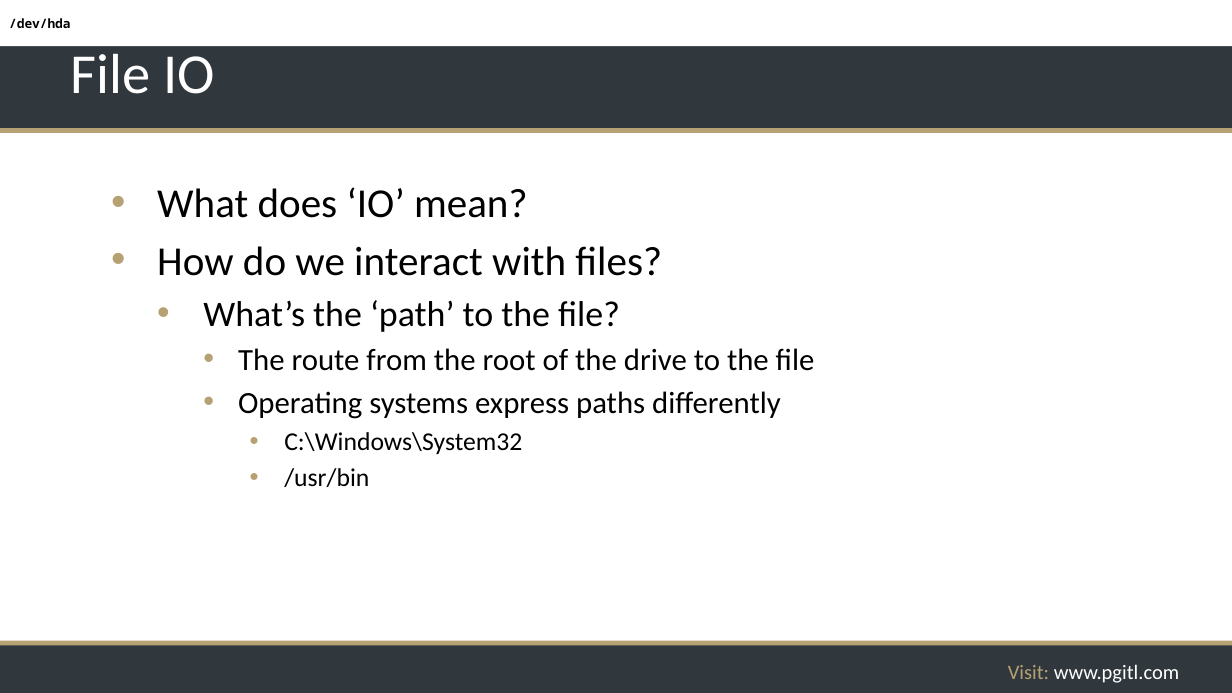
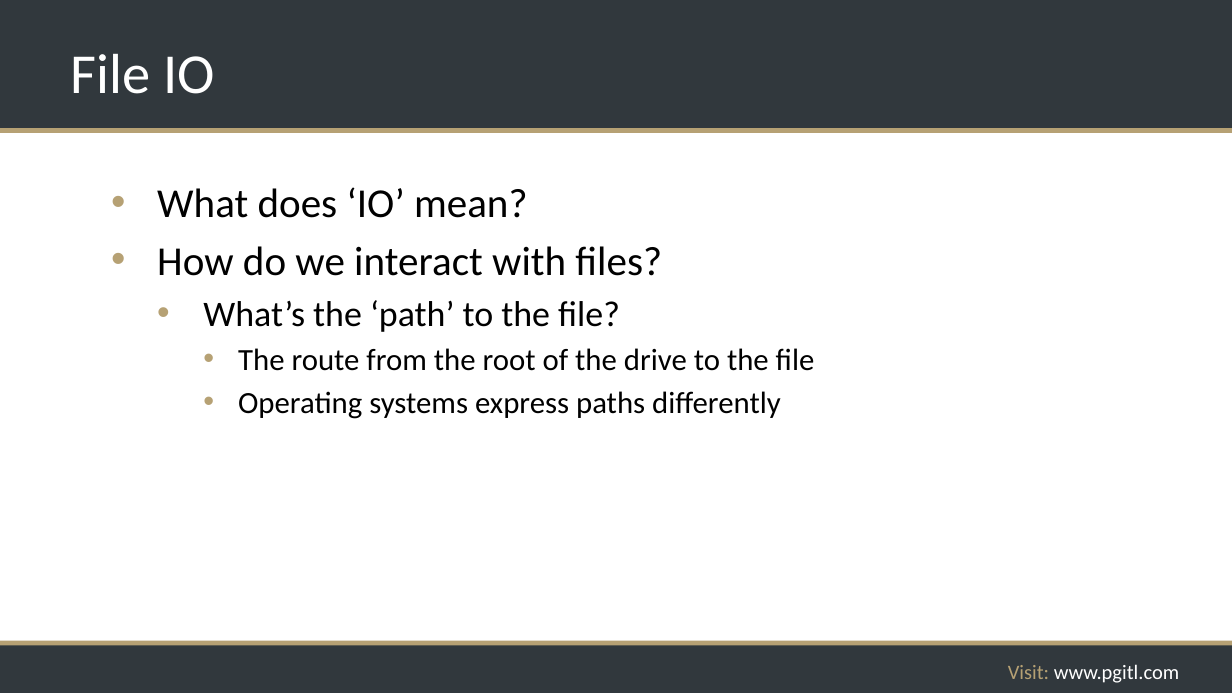
Before and after one commit to rikkouri/project-a, a slide deck: slide 95 of Programming Foundations.pptx (slide 96 before the commit). Drawn at 1232x693 pixels with LibreOffice and Linux fonts; fonts in the diff are those of the drawing; background and template pictures are left out. Boxes give left, top, right and bottom in pixels: in the first picture for what was removed or moved away, otherwise in the second. Text is boxed around its words. In the diff, an @@ line names an element or a change of style, - is before the commit and + after.

```diff
--- a/Programming Foundations.pptx
+++ b/Programming Foundations.pptx
@@ rectangle removed at [0, 0, 1232, 46] @@
-/dev/hda
@@ text at [284, 432, 522, 487]: paragraphs removed @@
-      • C:\Windows\System32
-      • /usr/bin
```
Also in this commit, not shown: 10 other slides changed, 2 slides added, 2 slides removed, 2 other files.
